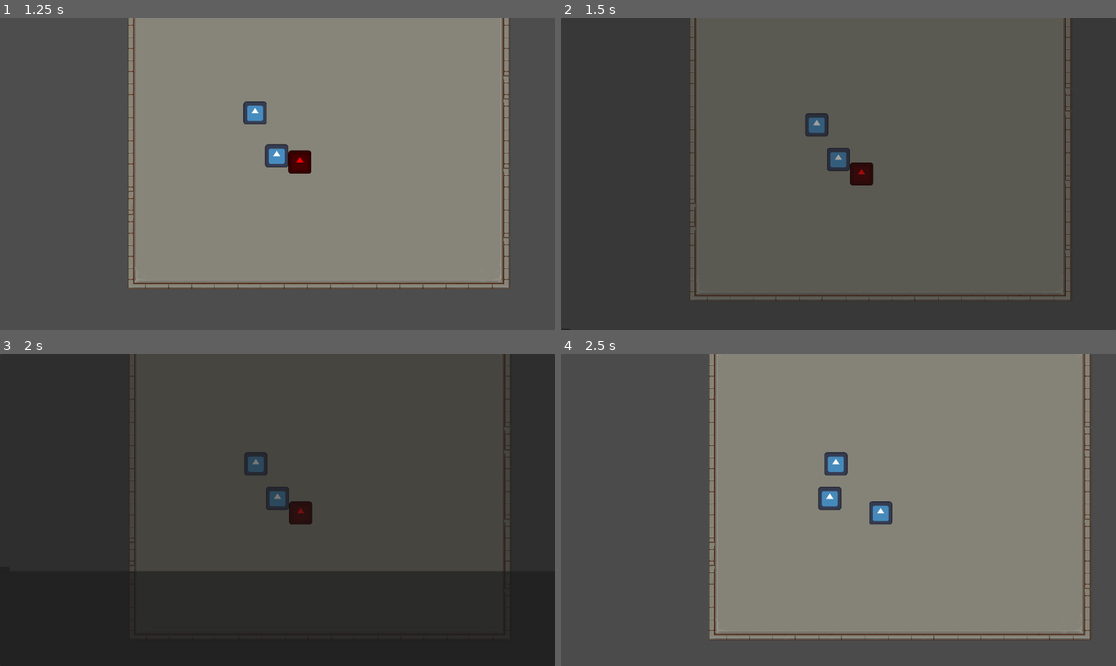
Above: before the commit, frames 1-4 (two rows, left to right).
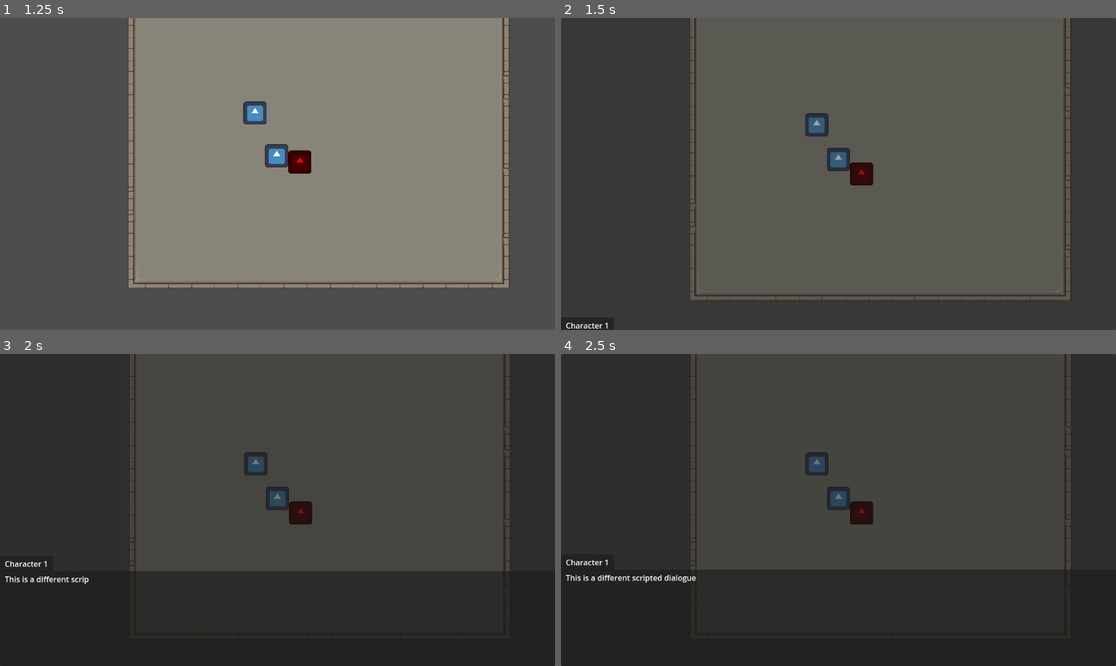
Above: after the commit, the same moments.

Repository: Zettexe/game-jam-dvd-2
Game: Godot game, scene res://test_scene.tscn
The game is run twice, just before and just after one commit, with the same random seed, the same clock (stepped at 60 frames per second) and the same inputs. The engine's default icon, where the game draws it, is replaced by a stand-in: a white triangle on a blue panel in a dark square.
Inputs:
- Up to frame 1 (1.25 s): tap Enter at 0.5 s; hold W (move_up) from 0.53 s (still down); tap E (interact) at 0.6 s
- Up to frame 2 (1.5 s): keep holding W (move_up); tap E (interact) at 1.35 s
- Up to frame 3 (2 s): keep holding W (move_up)
- Up to frame 4 (2.5 s): release W (move_up) at 2.03 s; hold A (move_left) from 2.03 s (still down); tap E (interact) at 2.1 s

Frame 1 is identical in both runs. In frame 2, less than 0.1% of the frame differs, in the area x 0-9%, y 97-100%; in frame 3, 0.2%; in frame 4, 98%, in the area x 0-100%, y 0-100%.

Commit message:
Set up VN dialogue to use scripted dialogue data

Diff:
--- a/Player.tscn
+++ b/Player.tscn
@@ -7,11 +7,6 @@
 [node name="Player" type="CharacterBody2D" groups=["Player"]]
 position = Vector2(48, 80)
 script = ExtResource("1_w58p0")
-
-[node name="Sprite" type="Sprite2D" parent="."]
-position = Vector2(0, -16)
-scale = Vector2(0.25, 0.25)
-texture = ExtResource("1_54sp7")
 
 [node name="CollisionShape" type="CollisionPolygon2D" parent="."]
 polygon = PackedVector2Array(16, 0, 15.4548, 3.10583, 13.8564, 6, 11.3137, 8.48528, 8, 10.3923, 4.1411, 11.5911, 9.7971 …(298 unchanged characters)…
@@ -28,5 +23,10 @@
 script = ExtResource("3_0x28r")
 radius_y = 12
 
+[node name="Sprite" type="Sprite2D" parent="."]
+position = Vector2(0, -16)
+scale = Vector2(0.25, 0.25)
+texture = ExtResource("1_54sp7")
+
 [connection signal="area_entered" from="CollisionShape/Area" to="." method="_on_interactable_area_entered"]
 [connection signal="area_exited" from="CollisionShape/Area" to="." method="_on_interactable_area_exited"]
--- a/Scripts/FloatingDialogue.gd
+++ b/Scripts/FloatingDialogue.gd
@@ -14,13 +14,13 @@
 var dialogue_position = Vector2.ZERO
 var is_visible = false # should probably rename this
 
-func _input(event):
-	if is_visible and event.is_action("interact", true) and event.pressed:
-		if content_node.visible_characters < content_node.text.length():
-			content_node.visible_characters = content_node.text.length()
-			return
-
-		hide_dialogue()
+#func _input(event):
+#	if is_visible and event.is_action("interact", true) and event.pressed:
+#		if content_node.visible_characters < content_node.text.length():
+#			content_node.visible_characters = content_node.text.length()
+#			return
+#
+#		hide_dialogue()
 
 # Change to more robust inputs later
 func show_dialogue(text: String, size: Vector2, position: Vector2):
--- a/Scripts/NPC.gd
+++ b/Scripts/NPC.gd
@@ -7,14 +7,17 @@
 @export var dialogue_size = Vector2(200, 85)
 @export var dialogue_offset = Vector2(0, -100)
 
+@export var scripted_dialogue: DialogueData.ScriptedDialogue
+
 @onready var player = get_tree().get_first_node_in_group("Player")
 @onready var dialogue = get_tree().get_first_node_in_group("Dialogue")
 
 func _interact():
 	player.lock_movement()
 	player.lock_interaction()
-	dialogue.show_dialogue(npc_name, npc_content)
-	await dialogue.done
+	for npc in DialogueData.SCRIPTED_DIALOGUE[scripted_dialogue]:
+		dialogue.show_dialogue(DialogueData.CHARACTER_NAME[npc.character], npc.content)
+		await dialogue.done
 	player.unlock_movement()
 	player.unlock_interaction()
 	dialogue.hide_dialogue()
--- a/test_scene.tscn
+++ b/test_scene.tscn
@@ -672,52 +672,53 @@
 position = Vector2(8, -28)
 script = ExtResource("4_movij")
 
+[node name="CollisionShape" type="CollisionPolygon2D" parent="NPC"]
+polygon = PackedVector2Array(16, 0, 15.4548, 3.10583, 13.8564, 6, 11.3137, 8.48528, 8, 10.3923, 4.1411, 11.5911, 9.79717e-16, 12, -4.1411, 11.5911, -8, 10.3923, -11.3137, 8.48528, -13.8564, 6, -15.4548, 3.10583, -16, 1.46958e-15, -15.4548, -3.10583, -13.8564, -6, -11.3137, -8.48528, -8, -10.3923, -4.1411, -11.5911, -2.93915e-15, -12, 4.1411, -11.5911, 8, -10.3923, 11.3137, -8.48528, 13.8564, -6, 15.4548, -3.10583)
+script = ExtResource("7_ahs22")
+radius_y = 12
+
+[node name="Area" type="Area2D" parent="NPC"]
+collision_layer = 32768
+collision_mask = 32768
+
+[node name="CollisionShape" type="CollisionPolygon2D" parent="NPC/Area"]
+polygon = PackedVector2Array(32, 0, 30.9096, 6.21166, 27.7128, 12, 22.6274, 16.9706, 16, 20.7846, 8.28221, 23.1822, 1.95943e-15, 24, -8.28221, 23.1822, -16, 20.7846, -22.6274, 16.9706, -27.7128, 12, -30.9096, 6.21166, -32, 2.93915e-15, -30.9096, -6.21166, -27.7128, -12, -22.6274, -16.9706, -16, -20.7846, -8.28221, -23.1822, -5.8783e-15, -24, 8.28221, -23.1822, 16, -20.7846, 22.6274, -16.9706, 27.7128, -12, 30.9096, -6.21166)
+script = ExtResource("7_ahs22")
+radius_x = 32
+radius_y = 24
+
 [node name="Sprite" type="Sprite2D" parent="NPC"]
 position = Vector2(0, -16)
 scale = Vector2(0.25, 0.25)
 texture = ExtResource("5_3gdrm")
 script = ExtResource("6_prrer")
 
-[node name="CollisionShape" type="CollisionPolygon2D" parent="NPC"]
+[node name="NPC_2" type="StaticBody2D" parent="." groups=["Characters"]]
+position = Vector2(70, 40)
+script = ExtResource("4_movij")
+npc = 1
+scripted_dialogue = 1
+
+[node name="CollisionShape" type="CollisionPolygon2D" parent="NPC_2"]
 polygon = PackedVector2Array(16, 0, 15.4548, 3.10583, 13.8564, 6, 11.3137, 8.48528, 8, 10.3923, 4.1411, 11.5911, 9.7971 …(298 unchanged characters)…
 script = ExtResource("7_ahs22")
 radius_y = 12
 
-[node name="Area" type="Area2D" parent="NPC"]
+[node name="Area" type="Area2D" parent="NPC_2"]
 collision_layer = 32768
 collision_mask = 32768
 
-[node name="CollisionShape" type="CollisionPolygon2D" parent="NPC/Area"]
+[node name="CollisionShape" type="CollisionPolygon2D" parent="NPC_2/Area"]
 polygon = PackedVector2Array(32, 0, 30.9096, 6.21166, 27.7128, 12, 22.6274, 16.9706, 16, 20.7846, 8.28221, 23.1822, 1.9 …(309 unchanged characters)…
 script = ExtResource("7_ahs22")
 radius_x = 32
 radius_y = 24
-
-[node name="NPC_2" type="StaticBody2D" parent="." groups=["Characters"]]
-position = Vector2(70, 40)
-script = ExtResource("4_movij")
-npc = 1
 
 [node name="Sprite" type="Sprite2D" parent="NPC_2"]
 position = Vector2(0, -16)
 scale = Vector2(0.25, 0.25)
 texture = ExtResource("5_3gdrm")
 script = ExtResource("6_prrer")
-
-[node name="CollisionShape" type="CollisionPolygon2D" parent="NPC_2"]
-polygon = PackedVector2Array(16, 0, 15.4548, 3.10583, 13.8564, 6, 11.3137, 8.48528, 8, 10.3923, 4.1411, 11.5911, 9.79717e-16, 12, -4.1411, 11.5911, -8, 10.3923, -11.3137, 8.48528, -13.8564, 6, -15.4548, 3.10583, -16, 1.46958e-15, -15.4548, -3.10583, -13.8564, -6, -11.3137, -8.48528, -8, -10.3923, -4.1411, -11.5911, -2.93915e-15, -12, 4.1411, -11.5911, 8, -10.3923, 11.3137, -8.48528, 13.8564, -6, 15.4548, -3.10583)
-script = ExtResource("7_ahs22")
-radius_y = 12
-
-[node name="Area" type="Area2D" parent="NPC_2"]
-collision_layer = 32768
-collision_mask = 32768
-
-[node name="CollisionShape" type="CollisionPolygon2D" parent="NPC_2/Area"]
-polygon = PackedVector2Array(32, 0, 30.9096, 6.21166, 27.7128, 12, 22.6274, 16.9706, 16, 20.7846, 8.28221, 23.1822, 1.95943e-15, 24, -8.28221, 23.1822, -16, 20.7846, -22.6274, 16.9706, -27.7128, 12, -30.9096, 6.21166, -32, 2.93915e-15, -30.9096, -6.21166, -27.7128, -12, -22.6274, -16.9706, -16, -20.7846, -8.28221, -23.1822, -5.8783e-15, -24, 8.28221, -23.1822, 16, -20.7846, 22.6274, -16.9706, 27.7128, -12, 30.9096, -6.21166)
-script = ExtResource("7_ahs22")
-radius_x = 32
-radius_y = 24
 
 [node name="Scripted Dialogue" type="Node2D" parent="."]
 script = ExtResource("12_ldvwn")
@@ -799,6 +800,7 @@
 text = "Lorem ipsum dolor sit amet, consectetur adipiscing elit, sed do eiusmod tempor incididunt ut labore et dolore m …(335 unchanged characters)…
 scroll_active = false
 scroll_following = true
+visible_characters_behavior = 2
 
 [connection signal="body_entered" from="NPC/Area" to="NPC/Sprite" method="_on_area_player_entered"]
 [connection signal="body_exited" from="NPC/Area" to="NPC/Sprite" method="_on_area_player_exited"]
